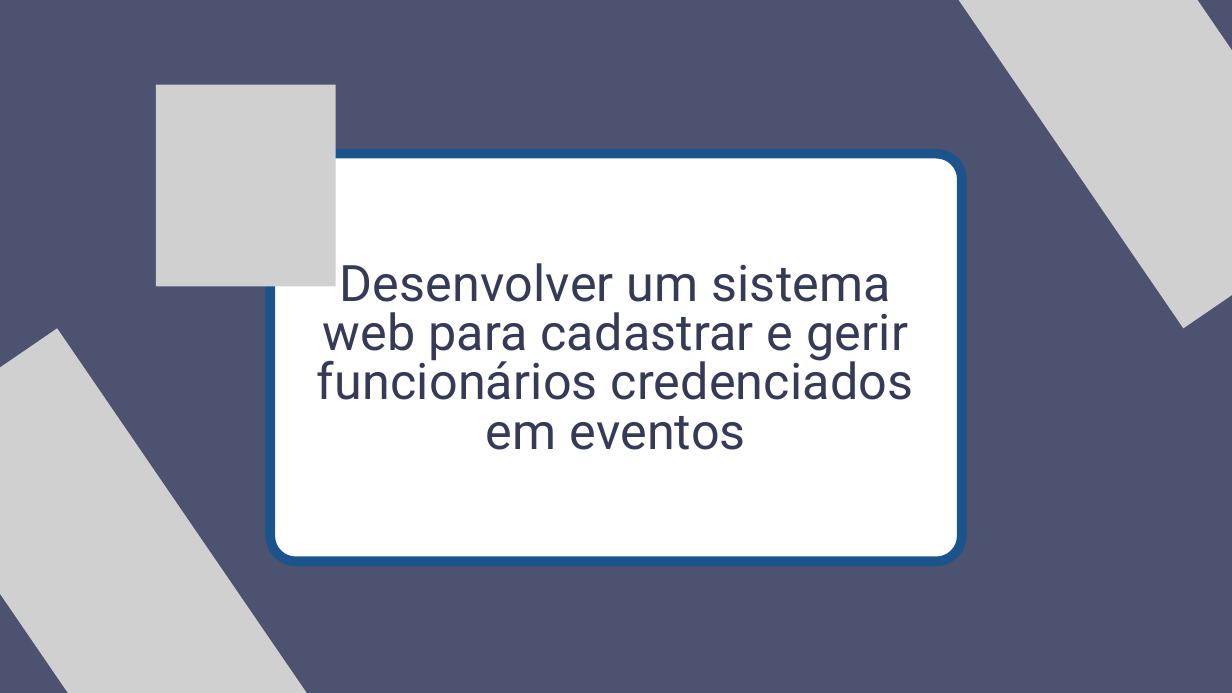
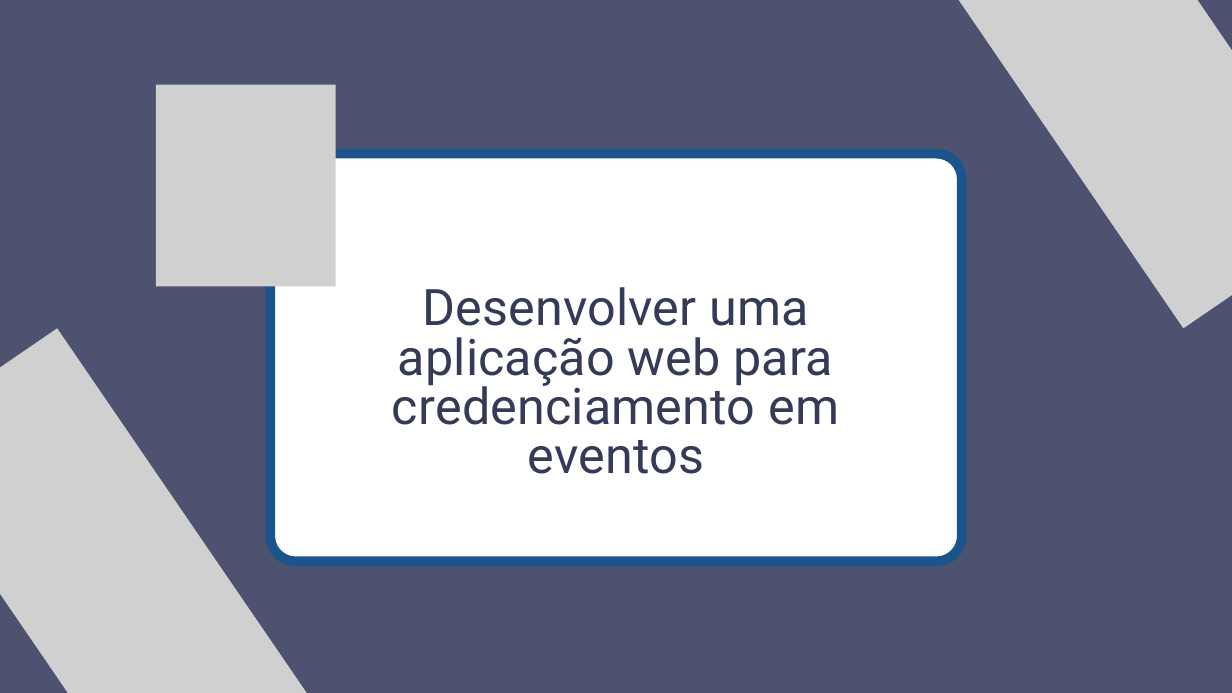
Before and after one commit to PauloPrates-20/tcc-ds-2a-gb-n-2024, a slide deck: slide 3 of documentos/pitch-tcc-ds-2a-gb.pptx. Drawn at 1232x693 pixels with LibreOffice and Linux fonts; fonts in the diff are those of the drawing; grey boxes stand for pictures. Boxes give left, top, right and bottom in pixels: in the first picture for what was removed or moved away, otherwise in the second. Text is boxed around its words. In the diff, an @@ line names an element or a change of style, - is before the commit and + after.

```diff
--- a/documentos/pitch-tcc-ds-2a-gb.pptx
+++ b/documentos/pitch-tcc-ds-2a-gb.pptx
@@ text at (392, 287, 839, 474): text changed @@
-Desenvolver um sistema web para cadastrar e gerir funcionários credenciados em eventos
+Desenvolver uma aplicação web para credenciamento em eventos
```
Also in this commit, not shown: 2 other slides changed, 5 slides added, 2 slides removed.
